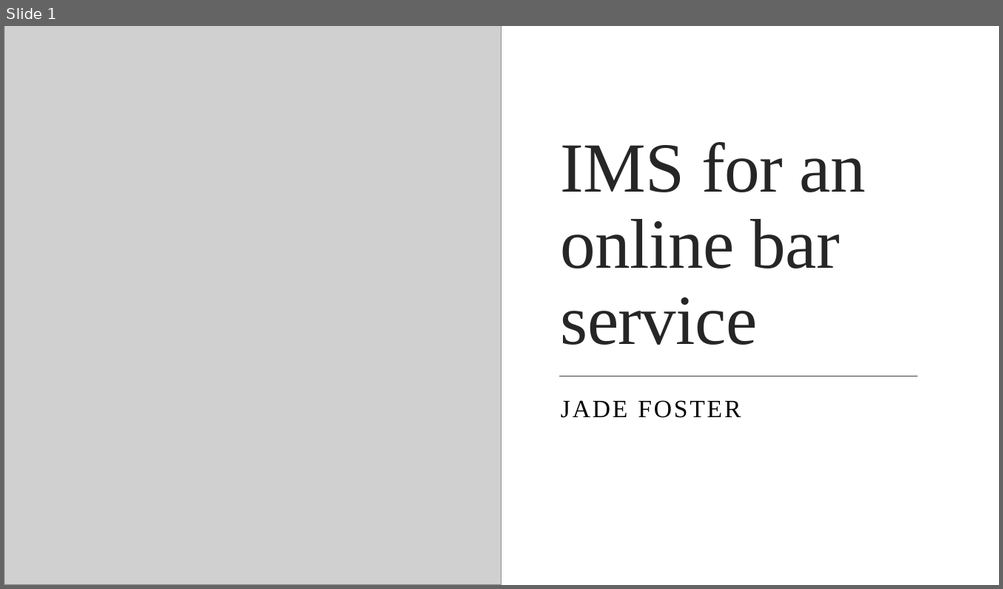
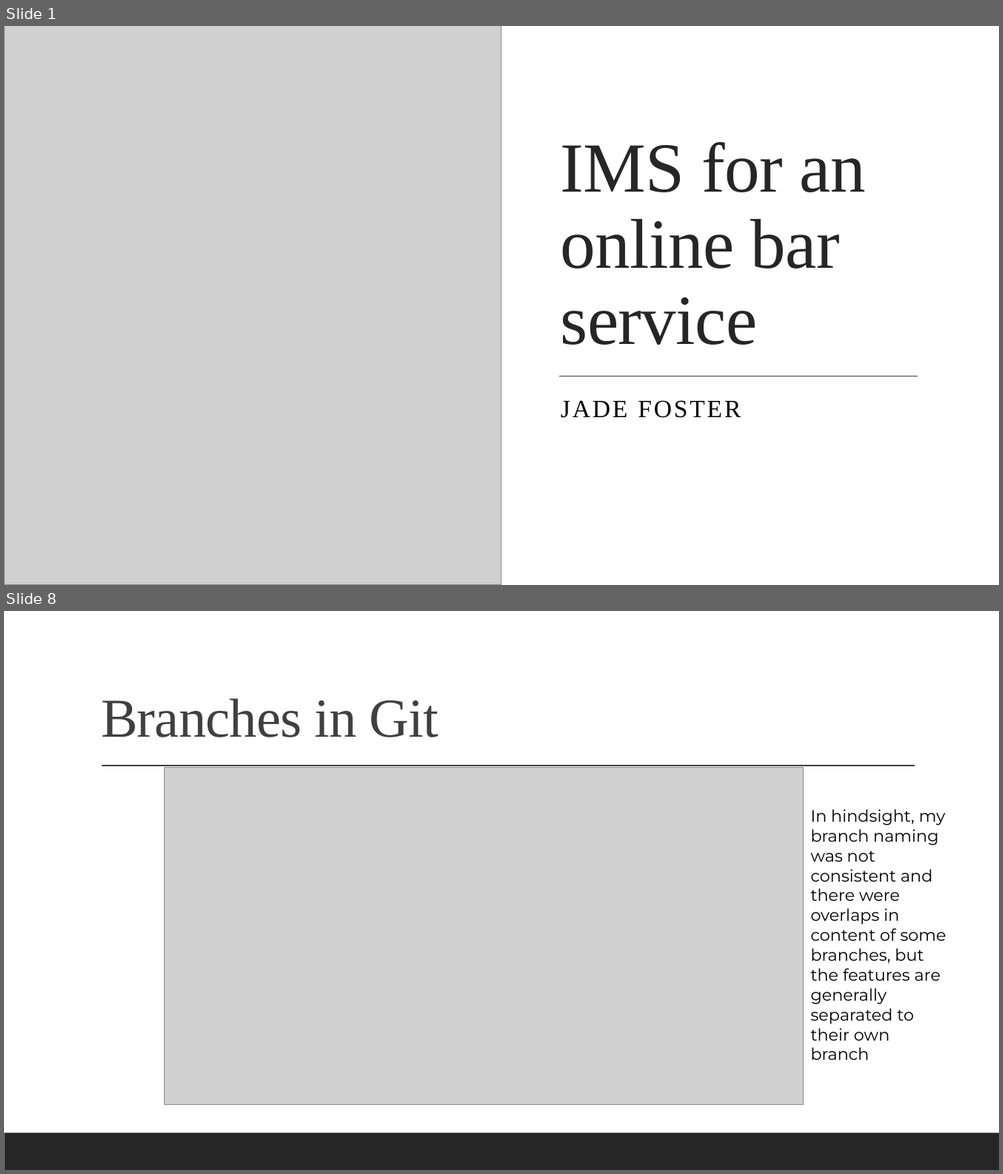
Before and after one commit to jadewfoster/IMS-22JulyEnable3, a slide deck: documentation/Fundamental Project (IMS) Presentation.pptx. Shown one above the other, each under a label of ours: slide 1 before the commit, slides 1 and 8 after it; the slides between them are not shown. The pictures are 1003x589 and 1003x1174 pixels, drawn with LibreOffice and Linux fonts; fonts in the diff are those of the drawing; grey boxes stand for pictures. Boxes give left, top, right and bottom in pixels: in the first picture for what was removed or moved away, otherwise in the second. Text is boxed around its words. In the diff, an @@ line names an element or a change of style, - is before the commit and + after.

```diff
--- a/documentation/Fundamental Project (IMS) Presentation.pptx
+++ b/documentation/Fundamental Project (IMS) Presentation.pptx
@@ slide 8 added at (4,611,999,1170), background #FFFFFF; not listed: 1 template element that a slide beside it also shows @@
@@ title added at (101,698,438,738), 53 pt, text #404040 @@
+Branches in Git
@@ line added from (102, 766) to (915, 766), #404040 1 pt @@
@@ picture added at (164,768,803,1105) @@
@@ text added at (811,809,946,1060), 16 pt, text #000000 @@
+In hindsight, my branch naming was not consistent and there were overlaps in content of some branches, but the features are generally separated to their own branch
```
Also in this commit, not shown: 9 slides changed, 14 other slides added, 3 slides removed, 8 other files.
